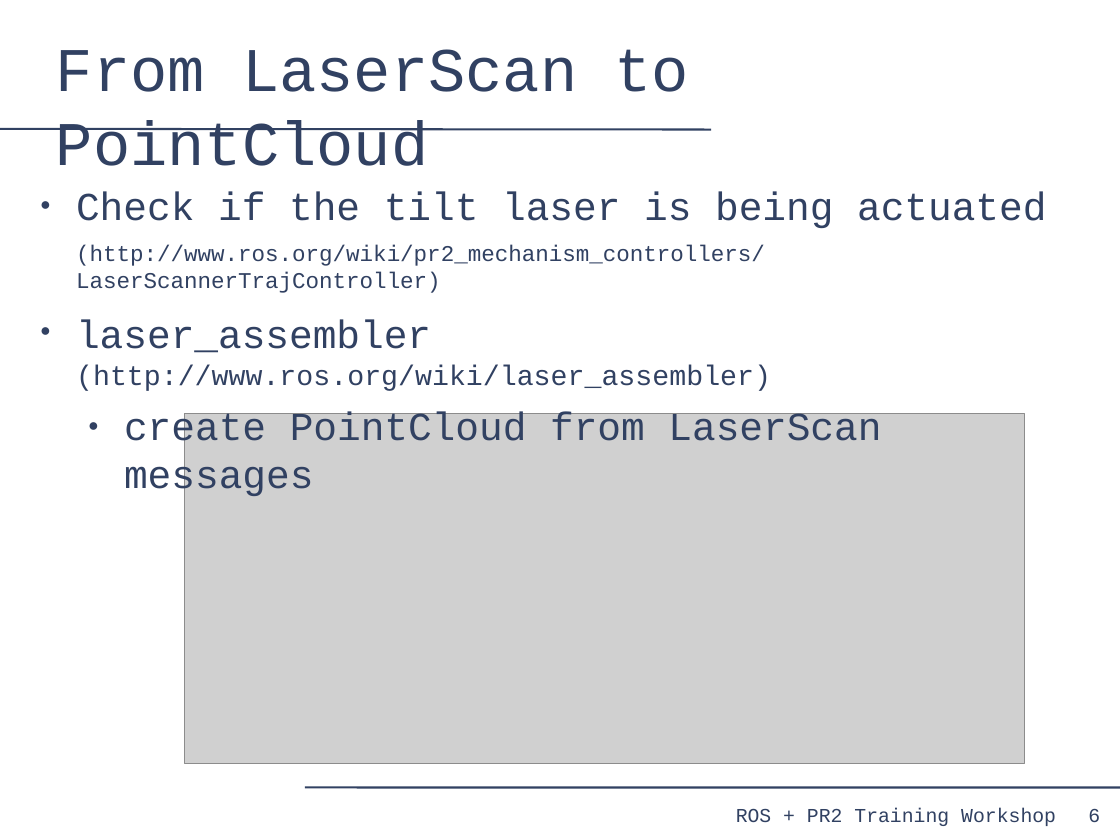
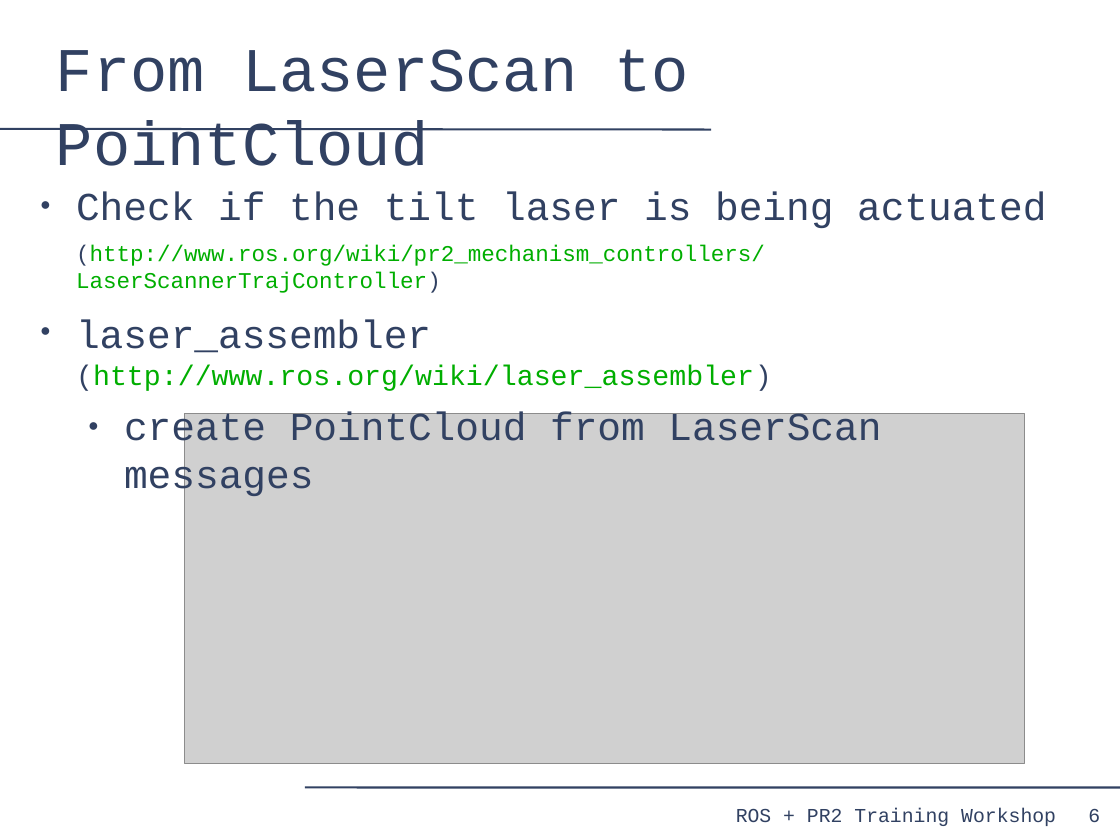
Before and after one commit to PR2/pr2_docs, a slide deck: slide 6 of pr2_training_workshop/processing_laser_data/slides.odp. Drawn at 1120x840 pixels with LibreOffice and Linux fonts; fonts in the diff are those of the drawing; grey boxes stand for pictures. Boxes give left, top, right and bottom in pixels: in the first picture for what was removed or moved away, otherwise in the second. Text is boxed around its words. In the diff, an @@ line names an element or a change of style, - is before the commit and + after.

```diff
--- a/pr2_training_workshop/processing_laser_data/slides.odp
+++ b/pr2_training_workshop/processing_laser_data/slides.odp
@@ text at [76,245,772,391]: text colour #314162 to #00AE00 in "(http://www.ros.org/wiki/pr2_mechanism_controllers/LaserScan ...", "(http://www.ros.org/wiki/laser_assembler)" @@
```
Also in this commit, not shown: 5 other slides changed, 20 slides added.
